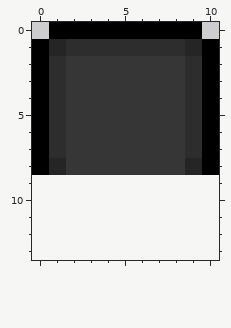
Two states of a pixel-art sprite, img/hud/btnUp.png. Above: the version before the commit.
The file is 55x45 pixels, drawn in blocks of 5x5; one block is one cell here. The old version is drawn lined up with the new one, on the new canvas.
Once edited:
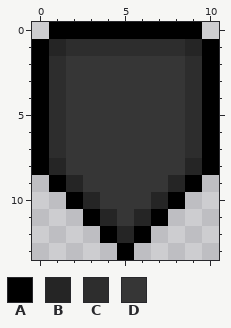
Palette (. is transparent): A #000000  B #252525  C #2d2d2d  D #363636
From old to new:
canvas 11x9 -> 11x14
y 9: x 1..9 ......... -> ABDDDDDBA
y 10: x 2..8 ....... -> ABDDDBA
y 11: x 3..7 ..... -> ABDBA
y 12: x 4..6 ... -> ABA
y 13: x 5 . -> A
Boxes around the changes in both pictures, in picture pixels (x1, y1, x2, y2):
added: (49, 175, 202, 260)
